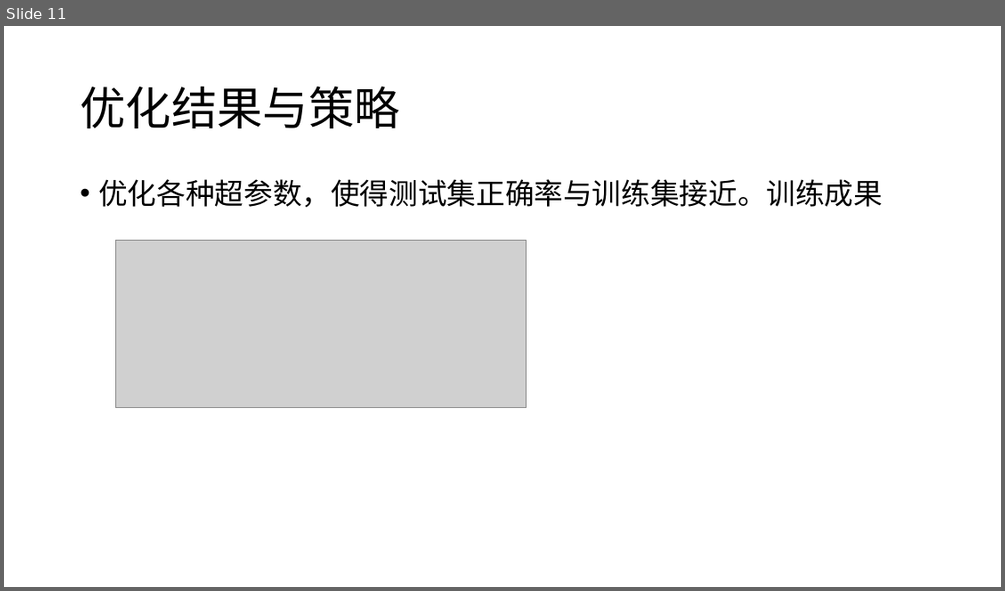
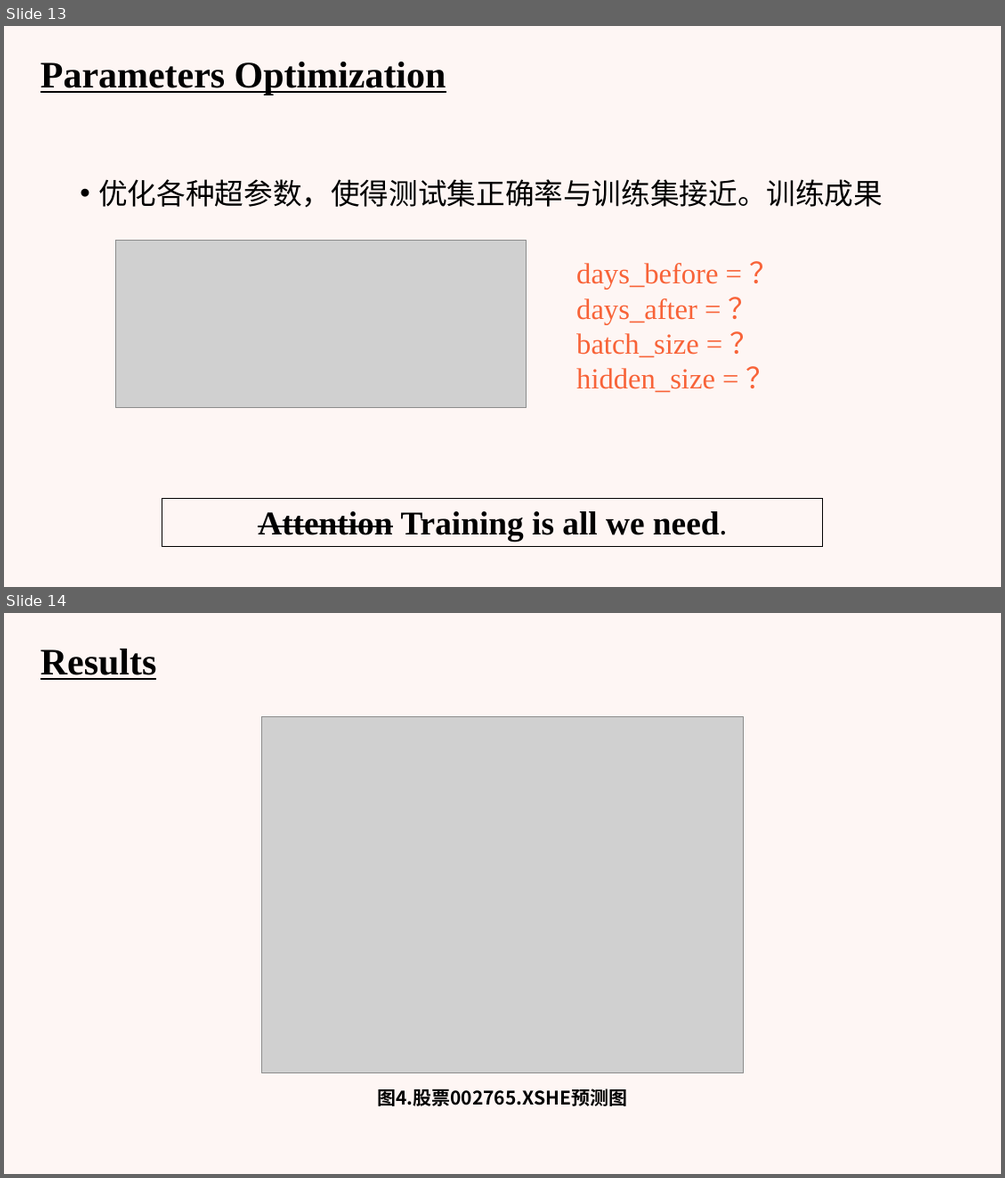
Before and after one commit to Jzzzi/Courses, a slide deck: introToAi/FinalPre/人工智能导论 股票预测.pptx. Shown one above the other, each under a label of ours: slide 11 before the commit, slides 13 and 14 after it. The pictures are 1005x591 and 1005x1178 pixels, drawn with LibreOffice and Linux fonts; fonts in the diff are those of the drawing; grey boxes stand for pictures. Boxes give left, top, right and bottom in pixels: in the first picture for what was removed or moved away, otherwise in the second. Text is boxed around its words. In the diff, an @@ line names an element or a change of style, - is before the commit and + after.

```diff
--- a/introToAi/FinalPre/人工智能导论 股票预测.pptx
+++ b/introToAi/FinalPre/人工智能导论 股票预测.pptx
@@ slide 14 added at <box>4,613,1001,1174</box>, background #FEF6F4 @@
@@ text added at <box>40,649,157,680</box>, 36 pt, text #000000, bold, underline @@
+Results
@@ picture added at <box>262,717,744,1073</box> @@
@@ text added at <box>377,1088,627,1106</box>, 18 pt, text #000000, bold @@
+图4.股票002765.XSHE预测图
@@ what was slide 11 is now slide 13 @@
@@ slide 13 changed as well @@
@@ background #FFFFFF to #FEF6F4 @@
@@ title added at <box>40,62,446,95</box>, 36 pt, text #000000, bold, underline @@
+Parameters Optimization
@@ title removed at <box>80,86,400,128</box> @@
-优化结果与策略
@@ text added at <box>576,263,718,392</box>, 28 pt, text #F86338 @@
+days_before = ？days_after = ？
+batch_size = ？
+hidden_size = ？
@@ rectangle added at <box>162,499,823,547</box>, outline #000000 0.75 pt, 32 pt, text #000000, bold @@
+Attention Training is all we need.
```
Also in this commit, not shown: 12 other slides changed, 3 other slides added, 2 slides removed, 4 other files.
